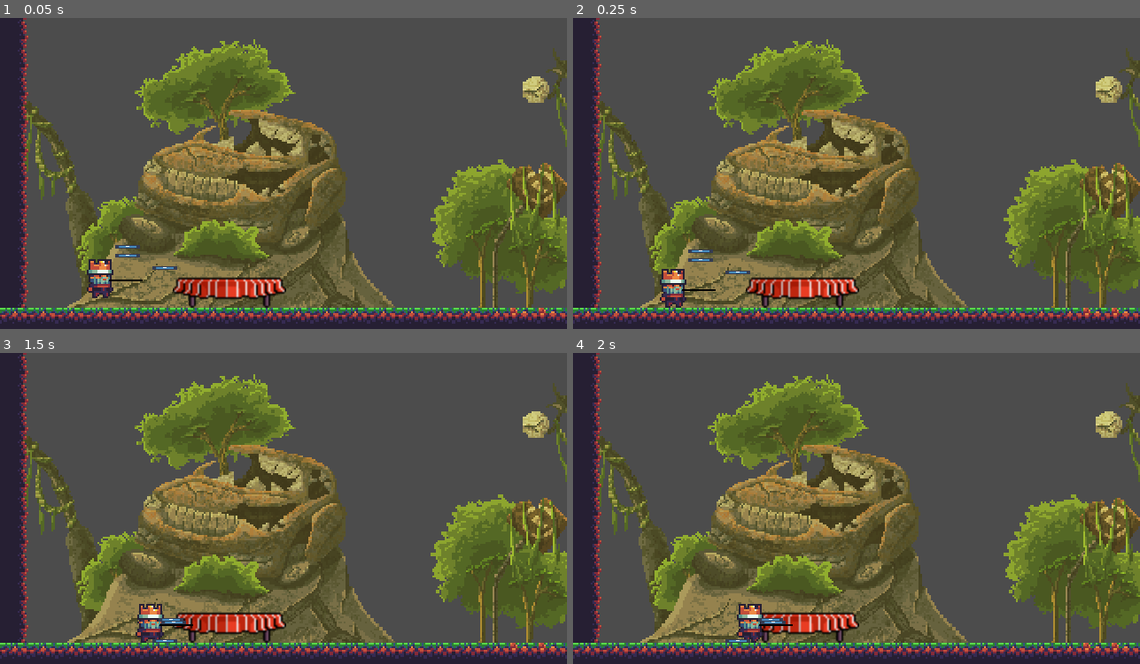
Above: before the commit, frames 1-4 (two rows, left to right).
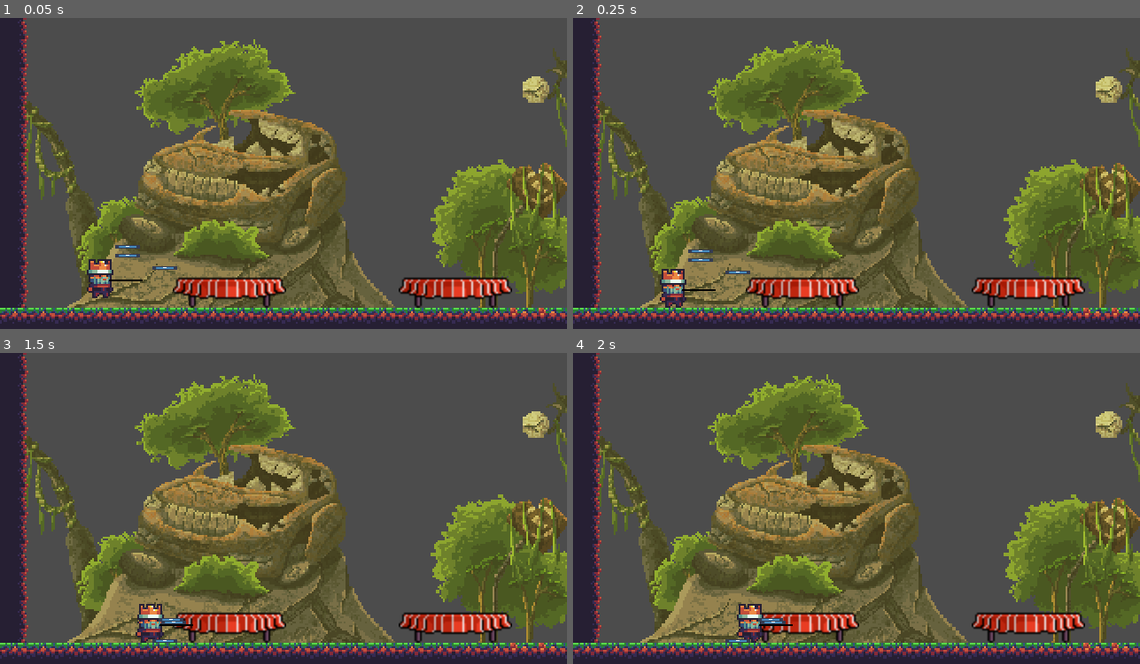
Above: after the commit, the same moments.

Repository: Bernardofcr/WGJ120
Game: Godot game, scene res://Nodes/Scenes/Stage1.tscn
The game is run twice, just before and just after one commit, with the same random seed, the same clock (stepped at 60 frames per second) and the same inputs. The engine's default icon, where the game draws it, is replaced by a stand-in: a white triangle on a blue panel in a dark square.
Inputs:
- Up to frame 1 (0.05 s): no input
- Up to frame 2 (0.25 s): no input
- Up to frame 3 (1.5 s): hold Right (ui_right) from 0.53 s (still down); tap Up (ui_up) at 0.77 s
- Up to frame 4 (2 s): keep holding Right (ui_right); tap Up (ui_up) at 1.52 s

The runs differ from the first frame. In frame 1, 1.3% of the frame differs, in the area x 70-91%, y 83-94%; in frame 2, 1.3%; in frame 3, 1.3%; in frame 4, 1.3%.

Commit message:
Creating popup icons for tables.

Diff:
--- /dev/null
+++ b/Nodes/Prefabs/PopupTable.tscn
@@ -0,0 +1,30 @@
+[gd_scene load_steps=5 format=2]
+
+[ext_resource path="res://Sprites/popup.png" type="Texture" id=1]
+[ext_resource path="res://Sprites/alertIcon.png" type="Texture" id=2]
+[ext_resource path="res://Sprites/burger.png" type="Texture" id=3]
+
+[sub_resource type="SpriteFrames" id=1]
+animations = [ {
+"frames": [ ExtResource( 3 ) ],
+"loop": true,
+"name": "burguer",
+"speed": 5.0
+} ]
+
+[node name="PopupTable" type="Popup"]
+visible = true
+anchor_right = 1.0
+anchor_bottom = 1.0
+
+[node name="Background" type="Sprite" parent="."]
+texture = ExtResource( 1 )
+
+[node name="AlertIcon" type="Sprite" parent="Background"]
+position = Vector2( 0, -15 )
+texture = ExtResource( 2 )
+
+[node name="AnimatedSprite" type="AnimatedSprite" parent="Background"]
+position = Vector2( 0, 4 )
+frames = SubResource( 1 )
+animation = "burguer"
--- a/Nodes/Prefabs/Table.tscn
+++ b/Nodes/Prefabs/Table.tscn
@@ -1,7 +1,8 @@
-[gd_scene load_steps=4 format=2]
+[gd_scene load_steps=5 format=2]
 
-[ext_resource path="res://Nodes/Prefabs/Table.gd" type="Script" id=1]
+[ext_resource path="res://Nodes/Scripts/Table.gd" type="Script" id=1]
 [ext_resource path="res://Sprites/table.png" type="Texture" id=2]
+[ext_resource path="res://Nodes/Prefabs/PopupTable.tscn" type="PackedScene" id=3]
 
 [sub_resource type="RectangleShape2D" id=1]
 extents = Vector2( 23, 10 )
@@ -19,5 +20,9 @@
 shape = SubResource( 1 )
 
 [node name="Timer" type="Timer" parent="."]
+
+[node name="PopupTable" parent="." instance=ExtResource( 3 )]
+margin_top = -44.0
+margin_bottom = -44.0
 [connection signal="body_entered" from="." to="." method="_on_Table_body_entered"]
 [connection signal="timeout" from="Timer" to="." method="_on_Timer_timeout"]
--- a/Nodes/Scenes/Stage1.tscn
+++ b/Nodes/Scenes/Stage1.tscn
@@ -59,4 +59,10 @@
 
 [node name="Table" parent="." instance=ExtResource( 8 )]
 position = Vector2( 129.707, 145.165 )
+
+[node name="Table2" parent="." instance=ExtResource( 8 )]
+position = Vector2( 257.132, 144.915 )
+
+[node name="Table3" parent="." instance=ExtResource( 8 )]
+position = Vector2( 389.404, 144.915 )
 [connection signal="tween_completed" from="ScreenShake/Tween" to="ScreenShake" method="_on_Tween_tween_completed"]
--- a/Nodes/Scripts/Food.gd
+++ b/Nodes/Scripts/Food.gd
@@ -7,9 +7,19 @@
 const FLOOR = Vector2(0, -1)
 
 var velocity = Vector2()
+
+enum FOOD_TYPE{
+	BURGER = 1,
+	COFFEE = 2,
+	LUNCH = 3,
+	BREAKFAST = 4
+}
+var food_type = FOOD_TYPE.LUNCH
+
 # Called when the node enters the scene tree for the first time.
 func _ready() -> void:
 	mass = randi()%8+1
+	food_type = rand_range(1,FOOD_TYPE.size())
 	pass # Replace with function body.
 
 func _physics_process(delta: float) -> void:
Renamed: Nodes/Prefabs/Table.gd -> Nodes/Scripts/Table.gd
Binary file added: Sprites/alertIcon.png
Not shown, added: Sprites/alertIcon.png.import
Binary file added: Sprites/burger.png
Not shown, added: Sprites/burger.png.import
Binary file added: Sprites/popup.png
Not shown, added: Sprites/popup.png.import
